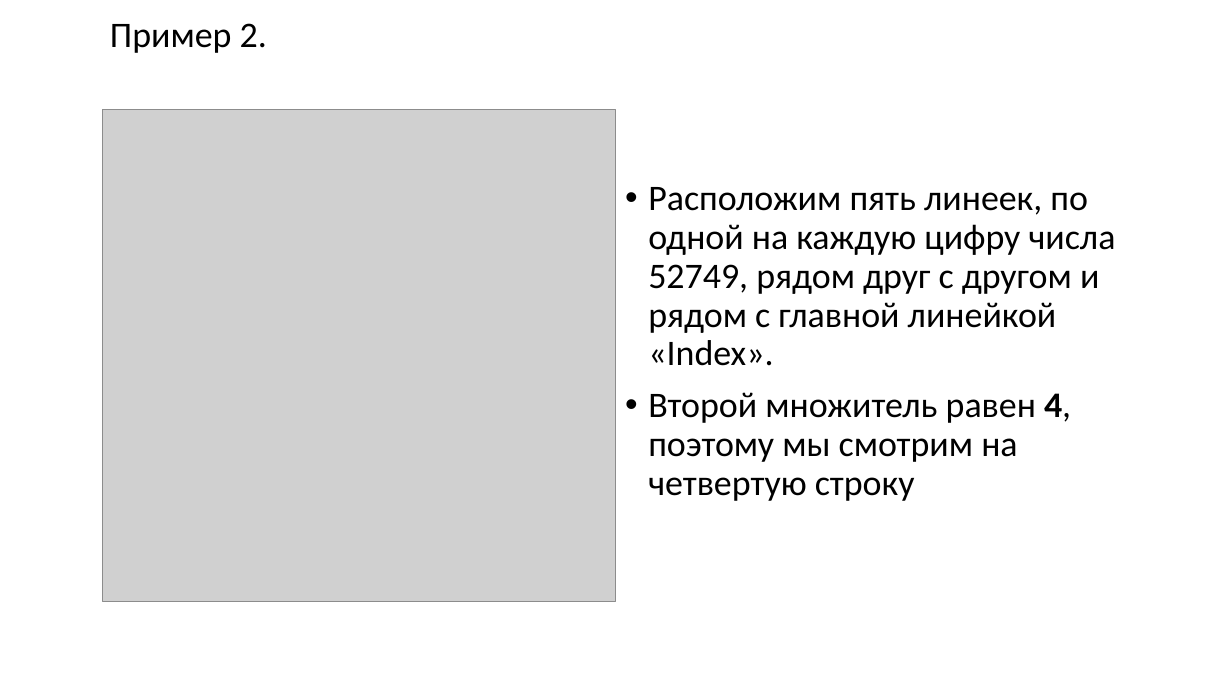
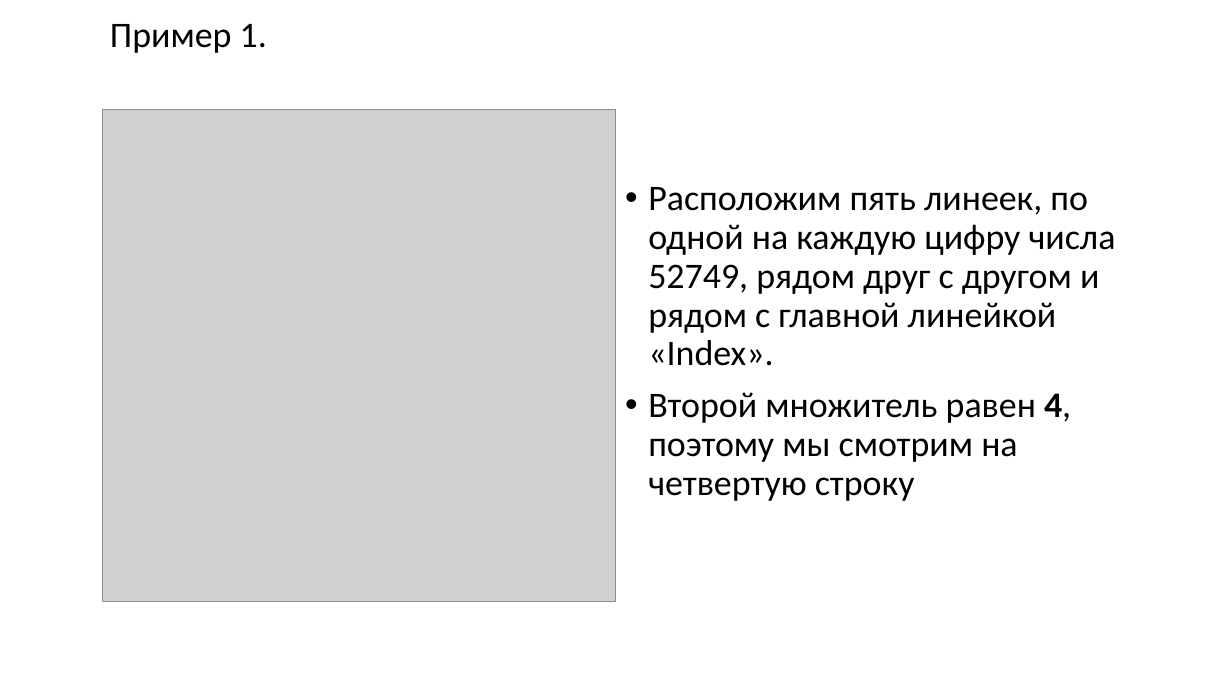
Before and after one commit to Nikolay-AI202/Operating-System, a slide deck: slide 6 of ОС лабораторная работа№1.pptx (slide 7 before the commit). Drawn at 1232x693 pixels with LibreOffice and Linux fonts; fonts in the diff are those of the drawing; grey boxes stand for pictures. Boxes give left, top, right and bottom in pixels: in the first picture for what was removed or moved away, otherwise in the second. Text is boxed around its words. In the diff, an @@ line names an element or a change of style, - is before the commit and + after.

```diff
--- a/ОС лабораторная работа№1.pptx
+++ b/ОС лабораторная работа№1.pptx
@@ text at (x1=110, y1=24, x2=267, y2=53): text changed @@
-Пример 2.
+Пример 1.
```
Also in this commit, not shown: 4 other slides changed, 1 slide removed.
